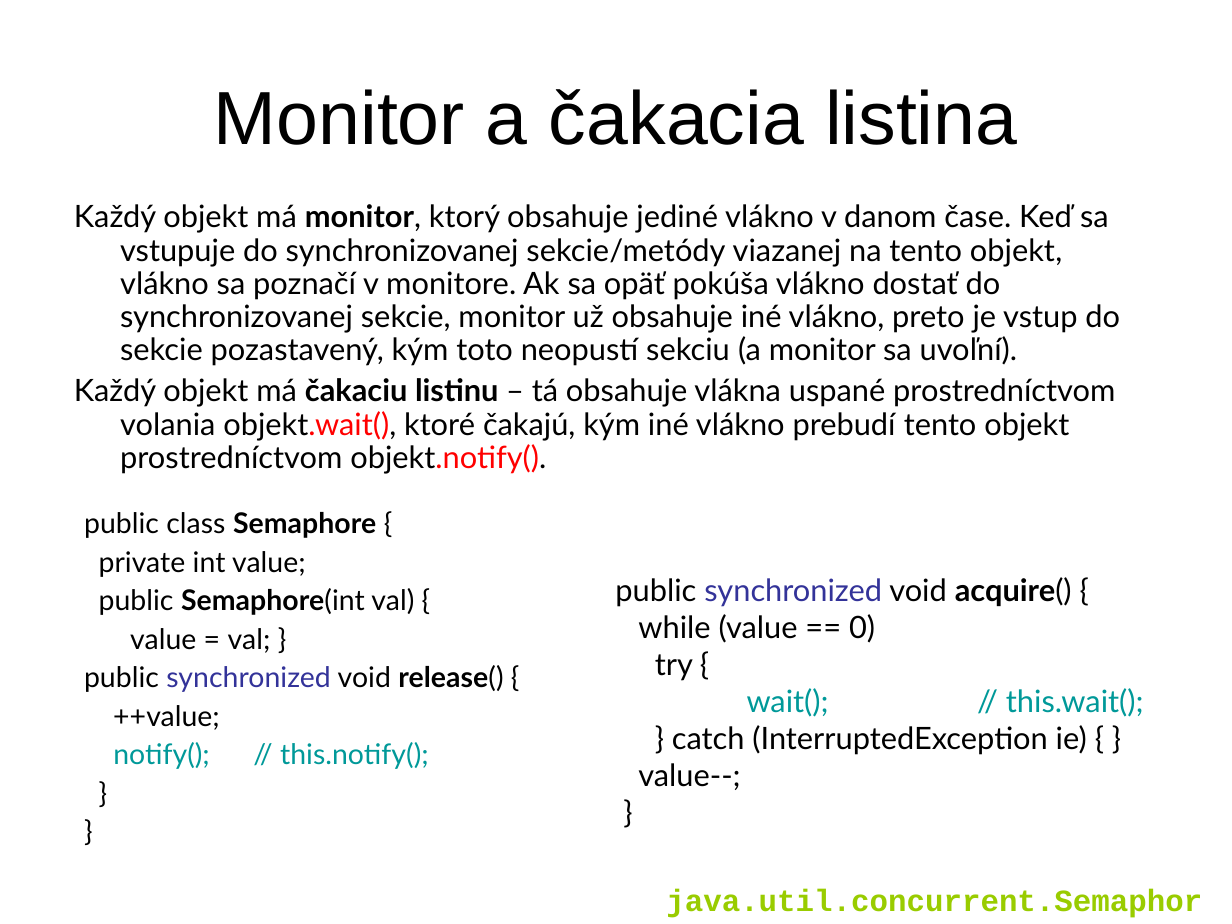
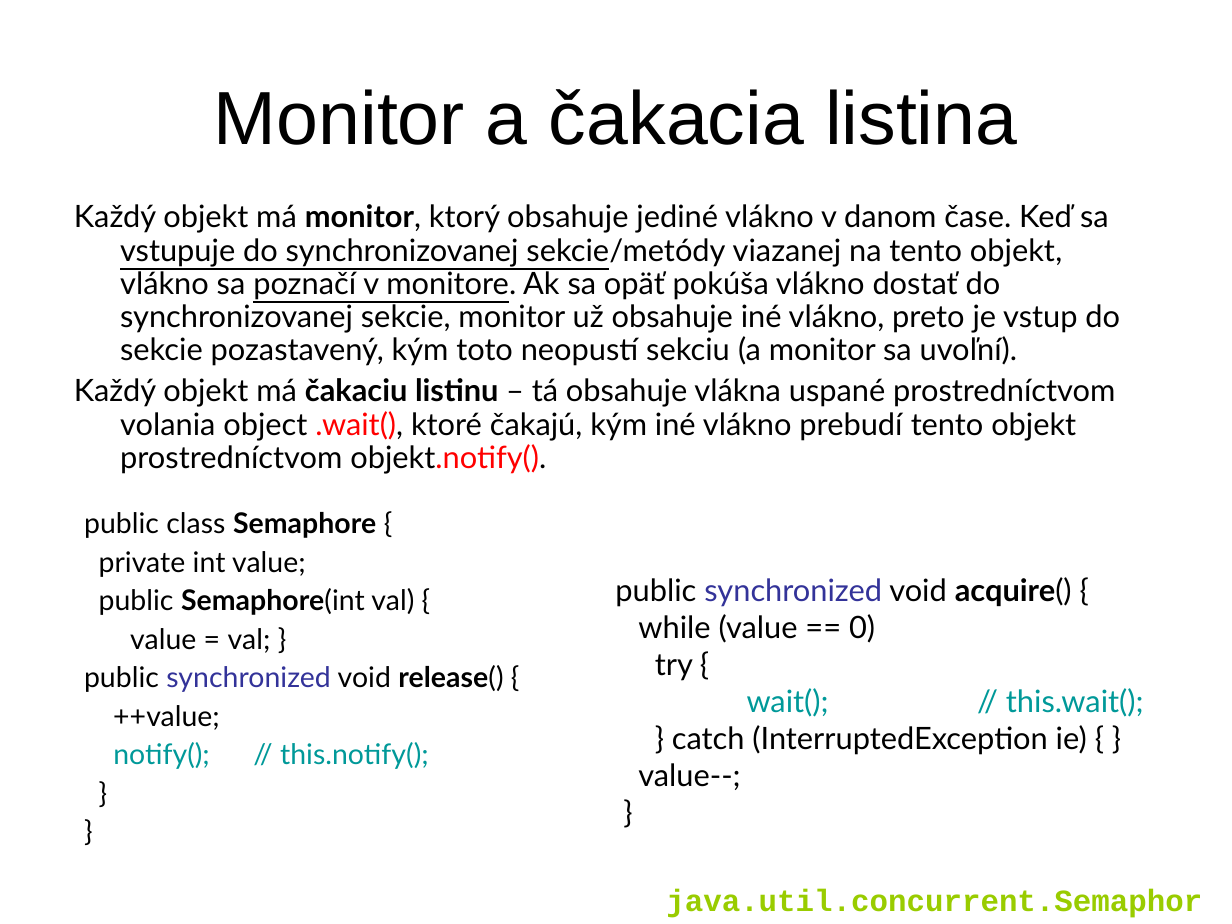
Before and after one commit to Programovanie4/Prednasky, a slide deck: slide 17 of 10/10_java.ppt. Drawn at 1232x924 pixels with LibreOffice and Linux fonts; fonts in the diff are those of the drawing. Boxes give left, top, right and bottom in pixels: in the first picture for what was removed or moved away, otherwise in the second. Text is boxed around its words. In the diff, an @@ line names an element or a change of style, - is before the commit and + after.

```diff
--- a/10/10_java.ppt
+++ b/10/10_java.ppt
@@ text at box(74, 204, 1120, 366): underline on in "vstupuje do synchronizovanej sekcie/metódy poznačí v monitor ..." @@
@@ text at box(74, 378, 1115, 474): text changed @@
-Každý objekt má čakaciu listinu – tá obsahuje vlákna uspané prostredníctvom volania objekt.wait(), ktoré čakajú, kým iné vlákno prebudí tento objekt prostredníctvom objekt.notify().
+Každý objekt má čakaciu listinu – tá obsahuje vlákna uspané prostredníctvom volania object .wait(), ktoré čakajú, kým iné vlákno prebudí tento objekt prostredníctvom objekt.notify().
```
Also in this commit, not shown: 16 other slides changed, 6 slides added, 6 slides removed, 4 other files.
